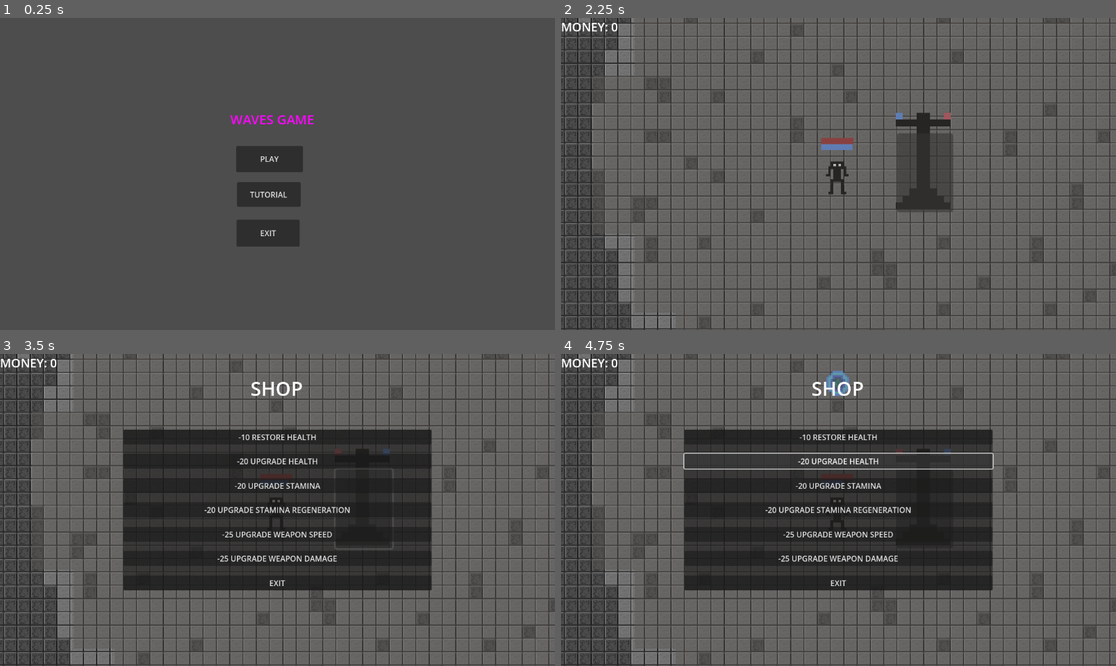
Above: before the commit, frames 1-4 (two rows, left to right).
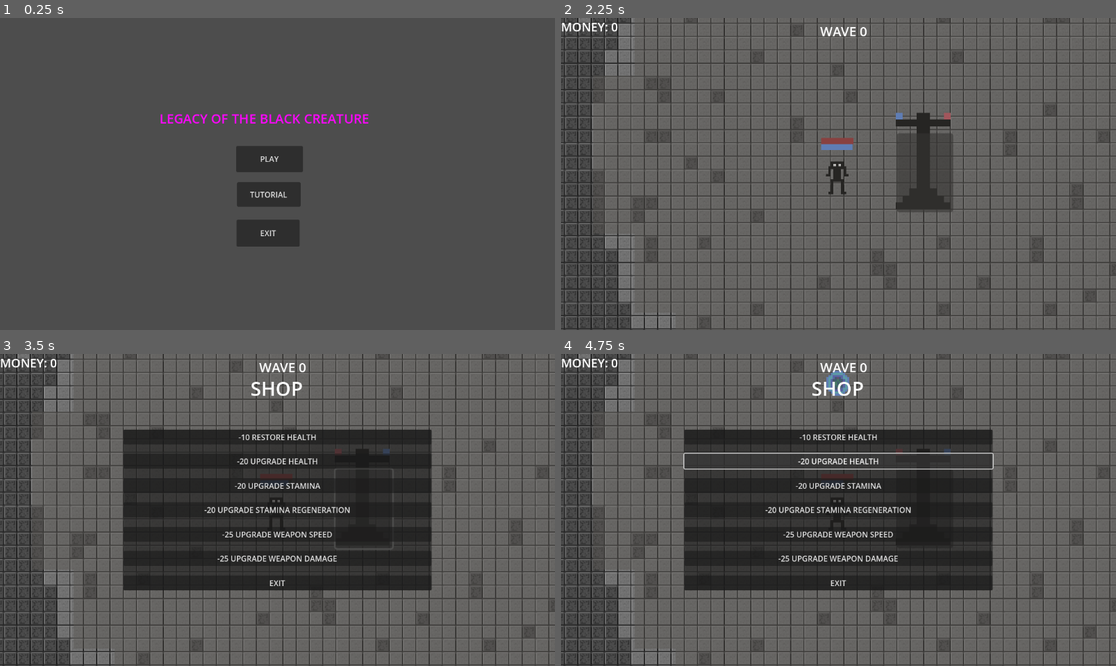
Above: after the commit, the same moments.

Repository: Rapro123/Waves_Game_Repo
Game: Godot game, scene res://scenes/main_menu.tscn
Two runs of this game, one before a commit and one after it. Both use one fixed random seed, a clock stepped at 60 frames per second and the inputs below. Sound files missing from this copy of the repository are replaced by a short silence.
Inputs (mouse positions are in pixels of both pictures, inside the frame that each line leads up to):
- Up to frame 1 (0.25 s): no input
- Up to frame 2 (2.25 s): click "TUTORIAL" at 0.5 s; click "BACK TO MENU" at 1.25 s; click "PLAY" at 2 s
- Up to frame 3 (3.5 s): click (366, 510) at 2.75 s
- Up to frame 4 (4.75 s): click "-10 RESTORE HEALTH" at 3.5 s; click "-20 UPGRADE HEALTH" at 4.25 s

The runs differ from the first frame. In frame 1, 0.7% of the frame differs, in the area x 28-67%, y 30-35%; in frame 2, 0.1%; in frame 3, 0.1%; in frame 4, 0.1%.

Commit message:
finished shooting enemy, made a win condition

Diff:
--- a/waves-game/scenes/Scripts/enemy_spawner.gd
+++ b/waves-game/scenes/Scripts/enemy_spawner.gd
@@ -2,7 +2,6 @@
 signal give_score
 
 @export var enemy = preload("res://scenes/enemy.tscn")
-@onready var enemy_handler: Node = $"../enemy_handler"
 @onready var spawn_sound: AudioStreamPlayer2D = $"spawn sound"
 
 var health := 1
@@ -31,3 +30,12 @@
 func upgrade_health():
 	var enemy_instance = enemy.instantiate()
 	enemy_instance.health_update(health)
+
+
+func _on_main_player_win() -> void:
+	spawn_sound.stop()
+
+	var handler = get_parent().get_node("enemy_handler")
+
+	for enemies in handler.get_children():
+		enemies.queue_free()
--- a/waves-game/scenes/Scripts/main.gd
+++ b/waves-game/scenes/Scripts/main.gd
@@ -2,6 +2,7 @@
 signal wave_on
 signal wave_off
 signal shooting_enemies_spawn
+signal player_win
 
 @onready var game_over: Panel = $"CanvasLayer/game over"
 @onready var wave_spawning_timer: Timer = $"wave spawning timer"
@@ -9,11 +10,17 @@
 @onready var bg_music: AudioStreamPlayer2D = $"bg music"
 @onready var game_over_sound: AudioStreamPlayer2D = $"game over"
 @onready var game_over_music: AudioStreamPlayer2D = $"game over music"
+@onready var wave_counter_text: Label = $"CanvasLayer/wave counter"
+@onready var win_screen: Panel = $"CanvasLayer/win screen"
+@onready var win_sound: AudioStreamPlayer2D = $"win sound"
+@onready var win_music: AudioStreamPlayer2D = $"win music"
 
 var wave_spawning = false
 var wave_off_emitted = true
 
 var wave_counter: int = 0
+
+var player_win_bool = false
 
 func _ready() -> void:
 	bg_music.play()
@@ -31,7 +38,7 @@
 		wave_counter += 1
 		wave_on.emit()
 
-		if wave_counter >= 1:
+		if wave_counter > 3:
 			shooting_enemies_spawn.emit()
 
 		wave_spawning = false
@@ -41,6 +48,11 @@
 		wave_off.emit()
 		wave_off_emitted = true
 
+	wave_counter_text.set_text("WAVE " + str(wave_counter))
+
+	if wave_counter > 5 and !player_win_bool:
+		win_screen.show()
+		player_win.emit()
 
 
 func _on_player_player_dead() -> void:
@@ -60,3 +72,9 @@
 
 func _on_bg_music_finished() -> void:
 	bg_music.play()
+
+
+func _on_player_win() -> void:
+	player_win_bool = true
+	win_sound.play()
+	win_music.play()
--- a/waves-game/scenes/Scripts/shooting_enemy.gd
+++ b/waves-game/scenes/Scripts/shooting_enemy.gd
@@ -9,6 +9,7 @@
 @onready var marker_2d: Marker2D = $Marker2D
 @onready var animated_sprite_2d: AnimatedSprite2D = $AnimatedSprite2D
 @onready var can_get_hurt_timer: Timer = $"can get hurt timer"
+@onready var shoot_sound: AudioStreamPlayer2D = %"shoot sound"
 
 const bullet = preload("res://scenes/enemy_projectile.tscn")
 
@@ -49,6 +50,8 @@
 	projectile.direction = (ray_cast_2d.target_position).normalized()
 	get_tree().current_scene.add_child(projectile)
 
+	shoot_sound.play()
+
 
 func check_for_death():
 	if health <= 0:
--- a/waves-game/scenes/Scripts/shooting_enemy_spawner.gd
+++ b/waves-game/scenes/Scripts/shooting_enemy_spawner.gd
@@ -14,3 +14,10 @@
 	shooting_enemy_inst.position = position
 
 	get_parent().get_node("enemy_handler").add_child(shooting_enemy_inst)
+
+
+func _on_main_player_win() -> void:
+	var handler = get_parent().get_node("enemy_handler")
+
+	for enemies in handler.get_children():
+		enemies.queue_free()
--- a/waves-game/scenes/Scripts/shooting_enemy_stunned.gd
+++ b/waves-game/scenes/Scripts/shooting_enemy_stunned.gd
@@ -3,11 +3,12 @@
 
 @onready var animated_sprite_2d: AnimatedSprite2D = %AnimatedSprite2D
 @onready var stun_timer: Timer = $"stun timer"
+@onready var hurt_sound: AudioStreamPlayer2D = %"hurt sound"
 
 func enter():
 	animated_sprite_2d.play("hurt")
 	stun_timer.start()
-
+	hurt_sound.play()
 
 func _on_stun_timer_timeout() -> void:
 	state_machine.change_state("shooting_enemy_idle")
--- /dev/null
+++ b/waves-game/scenes/Scripts/win_screen.gd
@@ -0,0 +1,12 @@
+extends Panel
+
+func _ready() -> void:
+	hide()
+
+
+func _on_play_again_pressed() -> void:
+	get_tree().reload_current_scene()
+
+
+func _on_main_menu_pressed() -> void:
+	get_tree().change_scene_to_file("res://scenes/main_menu.tscn")
--- a/waves-game/scenes/enemy_gun.tscn
+++ /dev/null
@@ -1,3 +0,0 @@
-[gd_scene format=3 uid="uid://ceuvtndce3ylr"]
-
-[node name="enemy_gun" type="Node2D"]
--- a/waves-game/scenes/main.tscn
+++ b/waves-game/scenes/main.tscn
@@ -11,10 +11,14 @@
 [ext_resource type="PackedScene" uid="uid://b0iv2s5tpmo4p" path="res://scenes/enemy_spawner.tscn" id="6_tefeu"]
 [ext_resource type="PackedScene" uid="uid://df8yo8oyu778p" path="res://scenes/score.tscn" id="9_choun"]
 [ext_resource type="PackedScene" uid="uid://bckqfexegpt58" path="res://scenes/shop.tscn" id="11_eb6dy"]
+[ext_resource type="PackedScene" uid="uid://cment7wu13r6c" path="res://scenes/wave_counter.tscn" id="11_jbj1t"]
+[ext_resource type="PackedScene" uid="uid://hup4ukytvyn3" path="res://scenes/win_screen.tscn" id="12_0ld40"]
 [ext_resource type="AudioStream" uid="uid://moyy2ia4kj5c" path="res://sounds/yet-another-free-music-pack/Space Horror InGame Music (Exploration) _Clement Panchout.wav" id="12_eb6dy"]
 [ext_resource type="AudioStream" uid="uid://df3j32gh4b7d3" path="res://sounds/freesfx/FreeSFX/Voices/Game Over.wav" id="13_trceg"]
 [ext_resource type="AudioStream" uid="uid://bh3ko8ji3fbe8" path="res://sounds/freesfx/FreeSFX/GameSFX/Music/Negative/Retro Negative Melody 02 - space voice pad.wav" id="14_a8y0u"]
 [ext_resource type="PackedScene" uid="uid://bhch0fwwsqyfa" path="res://scenes/shooting_enemy_spawner.tscn" id="15_jkv2x"]
+[ext_resource type="AudioStream" uid="uid://cwd6dqpd24qut" path="res://sounds/400-sounds-pack/Musical Effects/brass_level_complete.wav" id="18_gqmmt"]
+[ext_resource type="AudioStream" uid="uid://bq0vulma4sq2" path="res://sounds/freesfx/FreeSFX/Voices/You Win.wav" id="19_yc10j"]
 
 [sub_resource type="TileSetAtlasSource" id="TileSetAtlasSource_tbgi4"]
 texture = ExtResource("1_jyhfs")
@@ -335,6 +339,19 @@
 [node name="score" parent="CanvasLayer" instance=ExtResource("9_choun")]
 score = 0
 
+[node name="wave counter" parent="CanvasLayer" instance=ExtResource("11_jbj1t")]
+offset_left = 11.0
+offset_top = 9.0
+offset_right = 11.0
+offset_bottom = 9.0
+
+[node name="win screen" parent="CanvasLayer" instance=ExtResource("12_0ld40")]
+visible = false
+offset_left = 1.0
+offset_top = 2.0
+offset_right = 1.0
+offset_bottom = 2.0
+
 [node name="enemy_handler" type="Node" parent="."]
 
 [node name="enemy spawner" parent="." instance=ExtResource("6_tefeu")]
@@ -357,6 +374,16 @@
 position = Vector2(415, -16)
 main = NodePath("..")
 
+[node name="win music" type="AudioStreamPlayer2D" parent="."]
+stream = ExtResource("18_gqmmt")
+
+[node name="win sound" type="AudioStreamPlayer2D" parent="."]
+stream = ExtResource("19_yc10j")
+
+[connection signal="player_win" from="." to="." method="_on_player_win"]
+[connection signal="player_win" from="." to="enemy spawner" method="_on_main_player_win"]
+[connection signal="player_win" from="." to="shooting_enemy_spawner" method="_on_main_player_win"]
+[connection signal="player_win" from="." to="shooting_enemy_spawner2" method="_on_main_player_win"]
 [connection signal="wave_off" from="." to="tower/Area2D" method="_on_main_wave_off"]
 [connection signal="wave_on" from="." to="enemy spawner" method="_on_main_wave_on"]
 [connection signal="timeout" from="wave spawning timer" to="." method="_on_wave_spawning_timer_timeout"]
--- a/waves-game/scenes/main_menu.tscn
+++ b/waves-game/scenes/main_menu.tscn
@@ -48,11 +48,11 @@
 text = "EXIT"
 
 [node name="Label" type="Label" parent="."]
-offset_left = 478.0
-offset_top = 192.0
-offset_right = 652.0
-offset_bottom = 229.0
-text = "WAVES GAME"
+offset_left = 302.0
+offset_top = 190.0
+offset_right = 795.0
+offset_bottom = 227.0
+text = "LEGACY OF THE BLACK CREATURE"
 label_settings = SubResource("LabelSettings_l6cm7")
 horizontal_alignment = 1
 vertical_alignment = 1
--- a/waves-game/scenes/shooting_enemy.tscn
+++ b/waves-game/scenes/shooting_enemy.tscn
@@ -9,6 +9,8 @@
 [ext_resource type="Script" uid="uid://cyb0pg2xw6jti" path="res://scenes/Scripts/state_machine.gd" id="7_nusxw"]
 [ext_resource type="Script" uid="uid://bikmsqw0trr46" path="res://scenes/Scripts/shooting_enemy_idle.gd" id="8_uleee"]
 [ext_resource type="Script" uid="uid://b5p8o250p3i0a" path="res://scenes/Scripts/shooting_enemy_stunned.gd" id="9_1c01s"]
+[ext_resource type="AudioStream" uid="uid://bjy6tcqri03bl" path="res://sounds/freesfx/FreeSFX/GameSFX/Impact/Retro Impact 20.wav" id="10_uleee"]
+[ext_resource type="AudioStream" uid="uid://84lp6wa651jq" path="res://sounds/freesfx/FreeSFX/GameSFX/Weapon/laser/Retro Gun Laser SingleShot 01.wav" id="11_1c01s"]
 
 [sub_resource type="AtlasTexture" id="AtlasTexture_b2o11"]
 atlas = ExtResource("2_2di7f")
@@ -92,7 +94,7 @@
 [node name="RayCast2D" type="RayCast2D" parent="."]
 
 [node name="shooting timer" type="Timer" parent="."]
-wait_time = 0.5
+wait_time = 0.7
 one_shot = true
 
 [node name="Marker2D" type="Marker2D" parent="."]
@@ -124,6 +126,14 @@
 [node name="can get hurt timer" type="Timer" parent="."]
 one_shot = true
 
+[node name="hurt sound" type="AudioStreamPlayer2D" parent="."]
+unique_name_in_owner = true
+stream = ExtResource("10_uleee")
+
+[node name="shoot sound" type="AudioStreamPlayer2D" parent="."]
+unique_name_in_owner = true
+stream = ExtResource("11_1c01s")
+
 [connection signal="shooting_enemy_hurt" from="." to="state machine/shooting_enemy_idle" method="_on_shooting_enemy_shooting_enemy_hurt"]
 [connection signal="timeout" from="shooting timer" to="." method="_on_shooting_timer_timeout"]
 [connection signal="area_entered" from="hitbox" to="." method="_on_hitbox_area_entered"]
--- a/waves-game/scenes/tutorial.tscn
+++ b/waves-game/scenes/tutorial.tscn
@@ -20,11 +20,13 @@
 offset_bottom = 310.0
 text = "Simple, w a s d to move, space or LMB to shoot.
 
-Try to survive as long as possible.
+Try to survive for five waves to win.
 
 If you get too far from the radio tower, you will die.
 
-Click on the tower to open shop"
+Click on the tower to open shop.
+
+You get money for killing enemies."
 
 [node name="PLAY" type="Button" parent="."]
 layout_mode = 0
--- /dev/null
+++ b/waves-game/scenes/wave_counter.tscn
@@ -0,0 +1,14 @@
+[gd_scene load_steps=2 format=3 uid="uid://cment7wu13r6c"]
+
+[sub_resource type="LabelSettings" id="LabelSettings_xtdjg"]
+font_size = 27
+
+[node name="wave counter" type="Label"]
+anchors_preset = 15
+anchor_right = 1.0
+anchor_bottom = 1.0
+grow_horizontal = 2
+grow_vertical = 2
+text = "WAVE 1"
+label_settings = SubResource("LabelSettings_xtdjg")
+horizontal_alignment = 1
--- /dev/null
+++ b/waves-game/scenes/win_screen.tscn
@@ -0,0 +1,59 @@
+[gd_scene load_steps=3 format=3 uid="uid://hup4ukytvyn3"]
+
+[ext_resource type="Script" uid="uid://cw3oorwtcxvm0" path="res://scenes/Scripts/win_screen.gd" id="1_wv5lq"]
+
+[sub_resource type="LabelSettings" id="LabelSettings_s508f"]
+font_size = 35
+font_color = Color(0.76588285, 0.009962199, 0.45269966, 1)
+
+[node name="win screen" type="Panel"]
+anchors_preset = 15
+anchor_right = 1.0
+anchor_bottom = 1.0
+grow_horizontal = 2
+grow_vertical = 2
+script = ExtResource("1_wv5lq")
+
+[node name="Label" type="Label" parent="."]
+layout_mode = 0
+offset_left = 284.0
+offset_top = 24.0
+offset_right = 820.0
+offset_bottom = 126.0
+text = "YOU WIN!!!!!"
+label_settings = SubResource("LabelSettings_s508f")
+horizontal_alignment = 1
+
+[node name="PanelContainer" type="PanelContainer" parent="."]
+layout_mode = 1
+anchors_preset = 8
+anchor_left = 0.5
+anchor_top = 0.5
+anchor_right = 0.5
+anchor_bottom = 0.5
+offset_left = -171.0
+offset_top = -157.0
+offset_right = 136.0
+offset_bottom = 16.0
+grow_horizontal = 2
+grow_vertical = 2
+
+[node name="VBoxContainer" type="VBoxContainer" parent="PanelContainer"]
+layout_mode = 2
+alignment = 1
+
+[node name="Play Again" type="Button" parent="PanelContainer/VBoxContainer"]
+layout_mode = 2
+size_flags_vertical = 6
+size_flags_stretch_ratio = 0.41
+text = "PLAY AGAIN
+"
+
+[node name="Main Menu" type="Button" parent="PanelContainer/VBoxContainer"]
+layout_mode = 2
+size_flags_vertical = 6
+size_flags_stretch_ratio = 0.41
+text = "MAIN MENU"
+
+[connection signal="pressed" from="PanelContainer/VBoxContainer/Play Again" to="." method="_on_play_again_pressed"]
+[connection signal="pressed" from="PanelContainer/VBoxContainer/Main Menu" to="." method="_on_main_menu_pressed"]
Not shown, added: waves-game/export_presets.cfg
Not shown, added: waves-game/scenes/Scripts/win_screen.gd.uid
Not shown: 1 places in waves-game/scenes/main.tscn that only renumber resources
Not shown: 1 places in waves-game/scenes/shooting_enemy.tscn that only renumber resources
